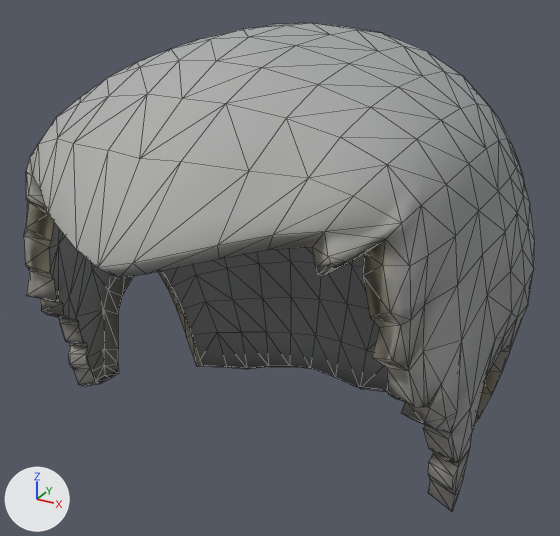
What one commit did to the glTF model assets/characters/hair/Hair_Buzzed.gltf.
Before and after are seen from a camera (50 mm lens) standing at (0.116, -0.207, 1.841) and looking at (-0.004, 0.012, 1.732). Lighting does not change. The marker at lower left points along +X, +Y and +Z. The picture after the commit comes second. Mesh edges are drawn as thin lines.

Names of what the first picture shows: 'Hair_Buzzed'.
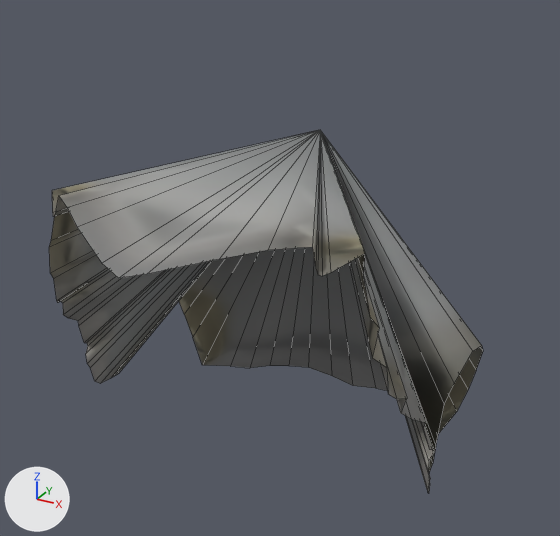
What changed in the scene script:
```text
Change me_cylinder_002:
    used by ob_hair_buzzed; location = (0.0, 0.0, 0.0)
    remove me_cylinder_002.from_pydata(...)  # 466 vertices, 830 faces; spans x -0.077..0.077, y -0.083..0.108, z 1.644..1.814
    add me_cylinder_002.from_pydata(...)  # 101 vertices, 100 faces; spans x -0.067..0.067, y -0.076..0.073, z 1.651..1.776
    me_cylinder_002 part 1: 366 vertices removed from x -0.077..0.077, y -0.083..0.108, z 1.644..1.814
    me_cylinder_002 part 2: 1 vertex added at x 0.0, y 0.034, z 1.776
```

Boxes [x1, y1, x2, y2] around the edits, measured in the pictures (560 x 536 px):
'Hair_Buzzed', reshaped (15% narrower, 26% shorter): before [24, 23, 535, 511]; after [49, 130, 483, 493]
part 1 of me_cylinder_002, deleted: before [24, 23, 535, 511]
part 2 of me_cylinder_002, added: after [49, 130, 483, 493]
